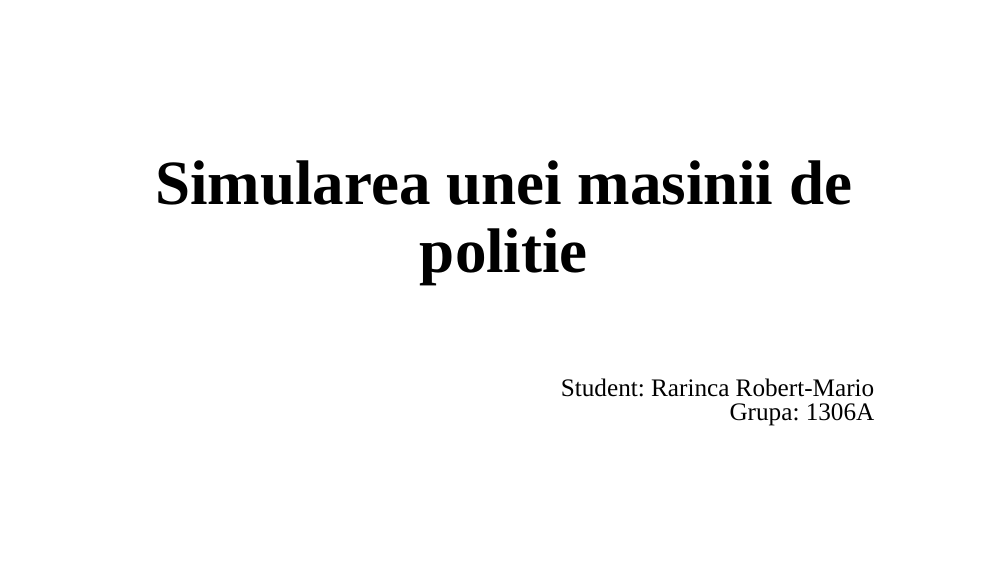
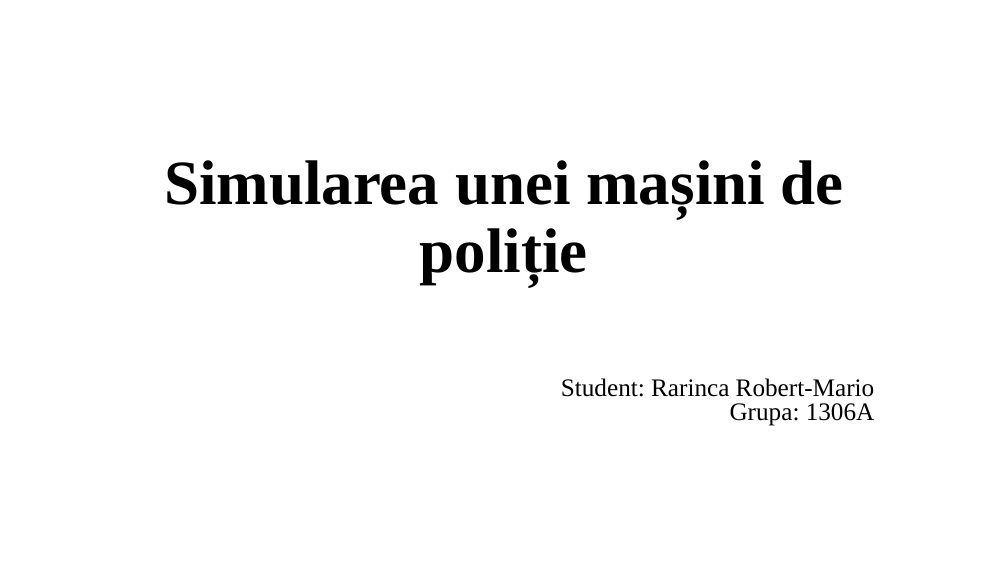
Before and after one commit to RarincaRobertMario/ProiectSPG, a slide deck: slide 1 of PresentareSPG.pptx. Drawn at 1008x567 pixels with LibreOffice and Linux fonts; fonts in the diff are those of the drawing. Boxes give left, top, right and bottom in pixels: in the first picture for what was removed or moved away, otherwise in the second. Text is boxed around its words. In the diff, an @@ line names an element or a change of style, - is before the commit and + after.

```diff
--- a/PresentareSPG.pptx
+++ b/PresentareSPG.pptx
@@ title at [164, 160, 844, 285]: text changed @@
-Simularea unei masinii de politie
+Simularea unei mașini de poliție
```
Also in this commit, not shown: 4 other slides changed, 1 other file.
